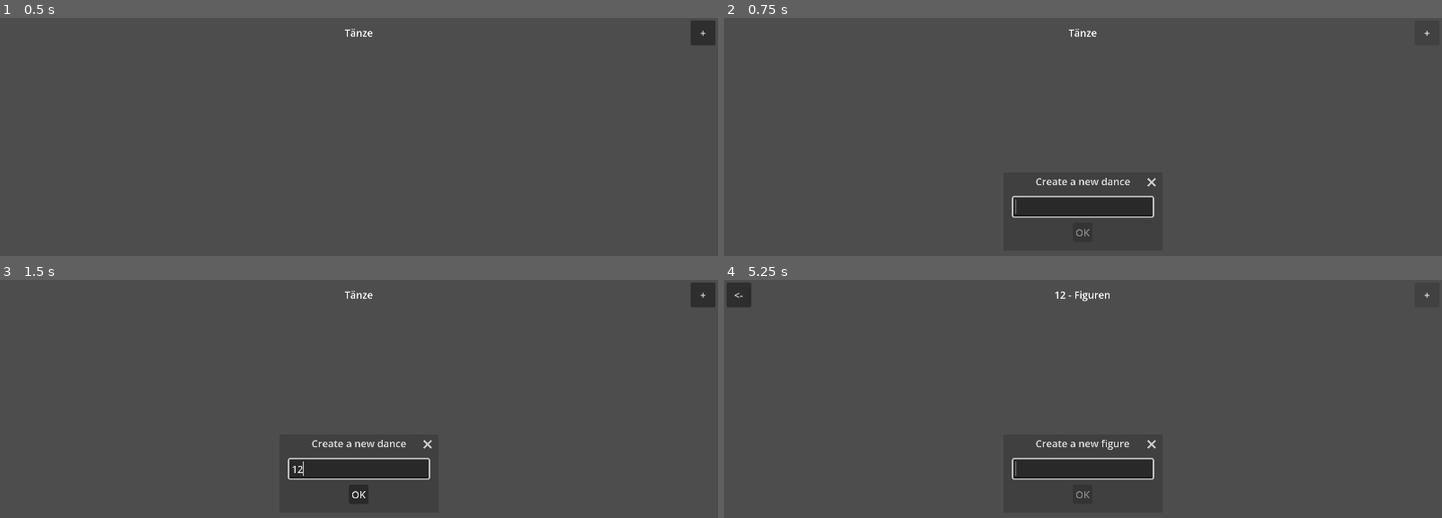
Above: before the commit, frames 1-4 (two rows, left to right).
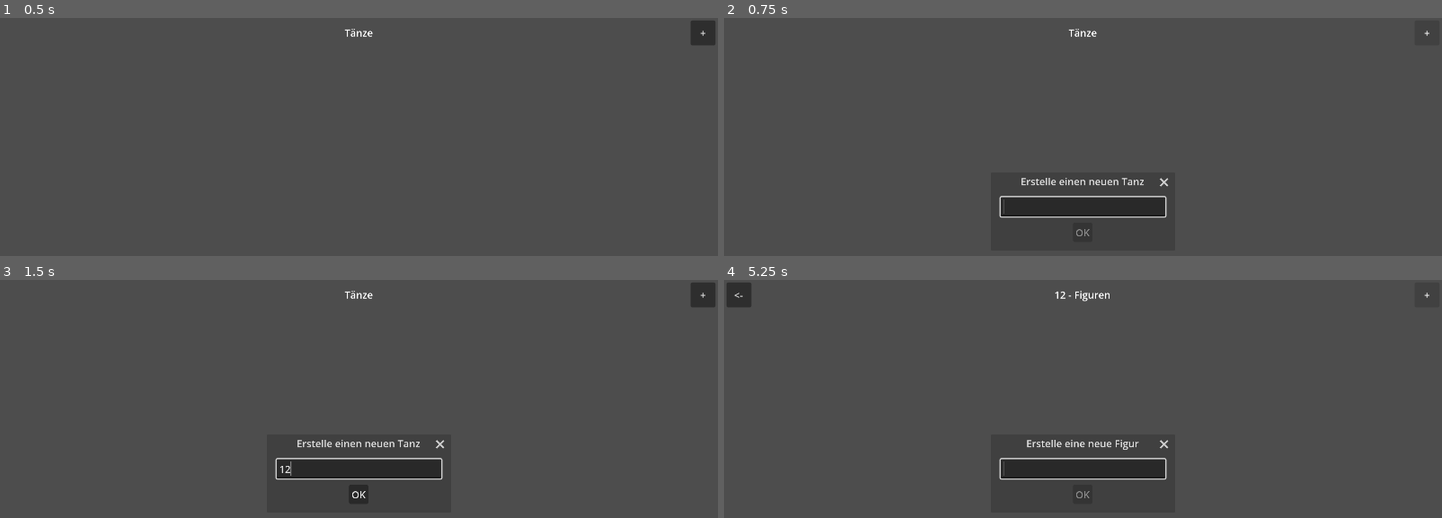
Above: after the commit, the same moments.

Repository: Calabiyaur/Dance-Notation
Game: Godot game, scene res://scene/App.tscn
The game is run twice, just before and just after one commit, with the same random seed, the same clock (stepped at 60 frames per second) and the same inputs.
Inputs (mouse positions are in pixels of both pictures, inside the frame that each line leads up to):
- Up to frame 1 (0.5 s): no input
- Up to frame 2 (0.75 s): click "+" at 0.5 s
- Up to frame 3 (1.5 s): click (359, 468) at 1.27 s; type "12" at 1.35 s
- Up to frame 4 (5.25 s): click "OK" at 2 s; click "<-" at 2.75 s; click "12" at 3.5 s; click "Figuren" at 4.25 s; click "+" at 5 s

Frame 1 is identical in both runs. In frame 2, 0.5% of the frame differs, in the area x 38-62%, y 67-85%; in frame 3, 0.6%; in frame 4, 0.5%.

Commit message:
Edit and draw step duration

Diff:
--- a/data/BiStep.gd
+++ b/data/BiStep.gd
@@ -2,6 +2,5 @@
 extends Resource
 
 
-@export var duration: float = 1
 @export var lead: Step = Step.new()
 @export var follow: Step = Step.new()
--- a/data/Step.gd
+++ b/data/Step.gd
@@ -1,6 +1,8 @@
 class_name Step
 extends Resource
 
+
+@export var duration: float = 1
 
 @export var left_foot: Foot
 @export var right_foot: Foot
--- a/scene/App.gd
+++ b/scene/App.gd
@@ -22,7 +22,7 @@
 
 func open_create_dance_dialog():
 	var dialog = AcceptDialog.new()
-	dialog.title = "Create a new dance"
+	dialog.title = "Erstelle einen neuen Tanz"
 	dialog.get_ok_button().disabled = true
 
 	var line = LineEdit.new()
@@ -42,6 +42,6 @@
 	)
 
 	add_child(dialog)
-	dialog.popup_centered(Vector2i(240, 60))
+	dialog.popup_centered(Vector2i(280, 60))
 
 	line.grab_focus()
--- a/scene/BiStep.tscn
+++ b/scene/BiStep.tscn
@@ -30,5 +30,5 @@
 text = " ... "
 flat = false
 item_count = 1
-popup/item_0/text = "Delete"
+popup/item_0/text = "Löschen"
 popup/item_0/id = 0
--- a/scene/BodyInput.tscn
+++ b/scene/BodyInput.tscn
@@ -19,7 +19,7 @@
 [node name="Angle" type="OptionButton" parent="." unique_id=1390242664]
 layout_mode = 2
 size_flags_horizontal = 3
-selected = 1
+selected = 0
 item_count = 8
 popup/item_0/text = "Um 45°"
 popup/item_0/id = 0
--- /dev/null
+++ b/scene/DurationInput.gd
@@ -0,0 +1,25 @@
+extends OptionButton
+
+
+const DURATION_VALUES: Array[float] = [1, 0.75, 0.5, 0.25]
+
+
+var step: Step
+
+signal data_changed
+
+
+func _ready() -> void:
+	item_selected.connect(duration_selected)
+
+
+func duration_selected(id: int):
+	step.duration = DURATION_VALUES[id]
+	data_changed.emit()
+
+
+func set_step(step: Step):
+	self.step = step
+
+	if step:
+		select(DURATION_VALUES.find(step.duration))
--- a/scene/Figure.tscn
+++ b/scene/Figure.tscn
@@ -91,3 +91,4 @@
 [node name="Details" parent="VSplitContainer" unique_id=793527702 instance=ExtResource("2_lxp8n")]
 unique_name_in_owner = true
 layout_mode = 2
+size_flags_stretch_ratio = 0.5
--- a/scene/Figures.gd
+++ b/scene/Figures.gd
@@ -26,7 +26,7 @@
 
 func open_create_figure_dialog():
 	var dialog = AcceptDialog.new()
-	dialog.title = "Create a new figure"
+	dialog.title = "Erstelle eine neue Figur"
 	dialog.get_ok_button().disabled = true
 
 	var line = LineEdit.new()
@@ -46,7 +46,7 @@
 	)
 
 	add_child(dialog)
-	dialog.popup_centered(Vector2i(240, 60))
+	dialog.popup_centered(Vector2i(280, 60))
 
 	line.grab_focus()
 
--- a/scene/FootInput.gd
+++ b/scene/FootInput.gd
@@ -38,3 +38,6 @@
 		$Direction.select(DIRECTION_VALUES.find(foot.direction))
 
 		$Direction.visible = foot.length != 0
+
+	if not $Direction.visible:
+		$Direction.select(0)
--- a/scene/FootInput.tscn
+++ b/scene/FootInput.tscn
@@ -9,7 +9,7 @@
 [node name="Length" type="OptionButton" parent="." unique_id=2055162654]
 layout_mode = 2
 size_flags_horizontal = 3
-selected = 0
+selected = 2
 item_count = 4
 popup/item_0/text = "Am Platz"
 popup/item_0/id = 0
--- a/scene/Step.gd
+++ b/scene/Step.gd
@@ -13,6 +13,9 @@
 func _draw() -> void:
 	center = size / 2
 
+	if step.duration != 1:
+		draw_duration()
+
 	if step.body_rotation != 0:
 		draw_body_rotation()
 
@@ -24,8 +27,19 @@
 		draw_pause()
 
 
+func draw_duration():
+	var offset: Vector2 = Vector2(
+		-0.6 if step.left_foot else -0.4 if step.right_foot else 0,
+		0
+	)
+	offset.x += step.duration
+	var from: Vector2 = center + (Vector2.UP * 0.5 + offset) * SCALE
+	var to: Vector2 = center + (Vector2.DOWN * 0.5 + offset) * SCALE
+	draw_line(from, to, COLOR, LINE_WIDTH)
+
+
 func draw_body_rotation():
-	var c = center + Vector2(0, 2.1) * SCALE
+	var c = center + Vector2(0, 2.5) * SCALE
 	match step.body_rotation:
 		TAU * -0.625: c.x -= 0.05 * SCALE.x
 		TAU * -0.5: c.x -= 0.25 * SCALE.x
--- a/scene/Step.tscn
+++ b/scene/Step.tscn
@@ -2,6 +2,6 @@
 
 [ext_resource type="Script" uid="uid://co01o4brrq73h" path="res://scene/Step.gd" id="1_d85q0"]
 
-[node name="Lead" type="Button"]
-custom_minimum_size = Vector2(64, 128)
+[node name="Lead" type="Button" unique_id=1157876690]
+custom_minimum_size = Vector2(48, 160)
 script = ExtResource("1_d85q0")
--- a/scene/StepDetails.gd
+++ b/scene/StepDetails.gd
@@ -1,4 +1,4 @@
-extends MarginContainer
+extends VBoxContainer
 
 
 var step: Step
@@ -27,6 +27,7 @@
 		data_changed.emit()
 	)
 
+	%DurationInput.data_changed.connect(func(): data_changed.emit())
 	%BodyInput.data_changed.connect(func(): data_changed.emit())
 	%RightFootInput.data_changed.connect(func(): data_changed.emit())
 	%RightFootInput.data_changed.connect(func(): data_changed.emit())
@@ -45,6 +46,7 @@
 	%LeftFootActive.disabled = step.right_foot != null
 	%RightFootActive.disabled = step.left_foot != null
 
+	%DurationInput.set_step(step)
 	%BodyInput.set_step(step)
 	%LeftFootInput.set_foot(step.left_foot)
 	%RightFootInput.set_foot(step.right_foot)
--- a/scene/StepDetails.tscn
+++ b/scene/StepDetails.tscn
@@ -2,9 +2,10 @@
 
 [ext_resource type="PackedScene" uid="uid://bn7w3wby0i2lw" path="res://scene/FootInput.tscn" id="1_6w566"]
 [ext_resource type="Script" uid="uid://cwswhl3n0nj2l" path="res://scene/StepDetails.gd" id="1_oji2g"]
+[ext_resource type="Script" uid="uid://d1e3qs5aqgy1w" path="res://scene/DurationInput.gd" id="2_4acno"]
 [ext_resource type="PackedScene" uid="uid://ggljifhco1ib" path="res://scene/BodyInput.tscn" id="3_4mjnj"]
 
-[node name="Details" type="MarginContainer" unique_id=793527702]
+[node name="Details" type="VBoxContainer" unique_id=1452149067]
 anchors_preset = 15
 anchor_right = 1.0
 anchor_bottom = 1.0
@@ -12,139 +13,186 @@
 grow_vertical = 2
 size_flags_horizontal = 3
 size_flags_vertical = 3
-theme_override_constants/margin_left = 4
-theme_override_constants/margin_top = 4
-theme_override_constants/margin_right = 4
-theme_override_constants/margin_bottom = 4
+theme_override_constants/separation = 0
 script = ExtResource("1_oji2g")
 
-[node name="ScrollContainer" type="ScrollContainer" parent="." unique_id=794955621]
+[node name="MarginContainer" type="MarginContainer" parent="." unique_id=1776855972]
 layout_mode = 2
 
-[node name="GridContainer" type="GridContainer" parent="ScrollContainer" unique_id=1871212261]
+[node name="ColorRect" type="ColorRect" parent="MarginContainer" unique_id=280815218]
+layout_mode = 2
+color = Color(0, 0, 0, 0.1882353)
+
+[node name="MarginContainer" type="MarginContainer" parent="MarginContainer" unique_id=944871068]
+layout_mode = 2
+theme_override_constants/margin_left = 8
+theme_override_constants/margin_top = 4
+theme_override_constants/margin_right = 8
+theme_override_constants/margin_bottom = 4
+
+[node name="GridContainer" type="GridContainer" parent="MarginContainer/MarginContainer" unique_id=23016733]
+layout_mode = 2
+columns = 2
+
+[node name="DurationLabel" type="Label" parent="MarginContainer/MarginContainer/GridContainer" unique_id=2010113378]
+custom_minimum_size = Vector2(150, 0)
+layout_mode = 2
+text = "Tempo"
+
+[node name="DurationInput" type="OptionButton" parent="MarginContainer/MarginContainer/GridContainer" unique_id=1004351471]
+unique_name_in_owner = true
+layout_mode = 2
+selected = 0
+item_count = 4
+popup/item_0/text = "Normal"
+popup/item_0/id = 0
+popup/item_1/text = "Dreiviertelschlag"
+popup/item_1/id = 1
+popup/item_2/text = "Halber Schlag"
+popup/item_2/id = 2
+popup/item_3/text = "Viertelschlag"
+popup/item_3/id = 3
+script = ExtResource("2_4acno")
+
+[node name="MarginContainer2" type="MarginContainer" parent="." unique_id=866010918]
+layout_mode = 2
+size_flags_vertical = 3
+theme_override_constants/margin_left = 8
+theme_override_constants/margin_top = 4
+theme_override_constants/margin_right = 8
+theme_override_constants/margin_bottom = 4
+
+[node name="ScrollContainer" type="ScrollContainer" parent="MarginContainer2" unique_id=794955621]
+layout_mode = 2
+size_flags_vertical = 3
+
+[node name="VBoxContainer" type="VBoxContainer" parent="MarginContainer2/ScrollContainer" unique_id=296165129]
+layout_mode = 2
+size_flags_horizontal = 3
+theme_override_constants/separation = 10
+
+[node name="GridContainer" type="GridContainer" parent="MarginContainer2/ScrollContainer/VBoxContainer" unique_id=1871212261]
 layout_mode = 2
 theme_override_constants/h_separation = 8
 columns = 3
 
-[node name="HeadLabel" type="Label" parent="ScrollContainer/GridContainer" unique_id=1904195960]
+[node name="HeadLabel" type="Label" parent="MarginContainer2/ScrollContainer/VBoxContainer/GridContainer" unique_id=1904195960]
 unique_name_in_owner = true
+visible = false
 layout_mode = 2
 text = "Kopf"
 
-[node name="HeadActive" type="CheckButton" parent="ScrollContainer/GridContainer" unique_id=287092563]
+[node name="HeadActive" type="CheckButton" parent="MarginContainer2/ScrollContainer/VBoxContainer/GridContainer" unique_id=287092563]
 unique_name_in_owner = true
+visible = false
 layout_mode = 2
 disabled = true
 
-[node name="MarginContainer" type="MarginContainer" parent="ScrollContainer/GridContainer" unique_id=1407147187]
+[node name="MarginContainer" type="MarginContainer" parent="MarginContainer2/ScrollContainer/VBoxContainer/GridContainer" unique_id=1407147187]
+visible = false
 custom_minimum_size = Vector2(0, 31)
 layout_mode = 2
 
-[node name="LeftHandLabel" type="Label" parent="ScrollContainer/GridContainer" unique_id=381482209]
+[node name="LeftHandLabel" type="Label" parent="MarginContainer2/ScrollContainer/VBoxContainer/GridContainer" unique_id=381482209]
 unique_name_in_owner = true
+visible = false
 layout_mode = 2
 text = "Linke Hand"
 
-[node name="LeftHandActive" type="CheckButton" parent="ScrollContainer/GridContainer" unique_id=1233304604]
+[node name="LeftHandActive" type="CheckButton" parent="MarginContainer2/ScrollContainer/VBoxContainer/GridContainer" unique_id=1233304604]
 unique_name_in_owner = true
+visible = false
 layout_mode = 2
 disabled = true
 
-[node name="MarginContainer2" type="MarginContainer" parent="ScrollContainer/GridContainer" unique_id=1043448302]
+[node name="MarginContainer2" type="MarginContainer" parent="MarginContainer2/ScrollContainer/VBoxContainer/GridContainer" unique_id=1043448302]
+visible = false
 custom_minimum_size = Vector2(0, 31)
 layout_mode = 2
 
-[node name="RightHandLabel" type="Label" parent="ScrollContainer/GridContainer" unique_id=651697559]
+[node name="RightHandLabel" type="Label" parent="MarginContainer2/ScrollContainer/VBoxContainer/GridContainer" unique_id=651697559]
 unique_name_in_owner = true
+visible = false
 layout_mode = 2
 text = "Rechte Hand"
 
-[node name="RightHandActive" type="CheckButton" parent="ScrollContainer/GridContainer" unique_id=953477000]
+[node name="RightHandActive" type="CheckButton" parent="MarginContainer2/ScrollContainer/VBoxContainer/GridContainer" unique_id=953477000]
 unique_name_in_owner = true
+visible = false
 layout_mode = 2
 disabled = true
 
-[node name="MarginContainer3" type="MarginContainer" parent="ScrollContainer/GridContainer" unique_id=1484726499]
+[node name="MarginContainer3" type="MarginContainer" parent="MarginContainer2/ScrollContainer/VBoxContainer/GridContainer" unique_id=1484726499]
+visible = false
 custom_minimum_size = Vector2(0, 31)
 layout_mode = 2
 
-[node name="UpperBodyLabel" type="Label" parent="ScrollContainer/GridContainer" unique_id=48627637]
+[node name="UpperBodyLabel" type="Label" parent="MarginContainer2/ScrollContainer/VBoxContainer/GridContainer" unique_id=48627637]
 unique_name_in_owner = true
+visible = false
 layout_mode = 2
 text = "Oberkörper"
 
-[node name="UpperBodyActive" type="CheckButton" parent="ScrollContainer/GridContainer" unique_id=580626805]
+[node name="UpperBodyActive" type="CheckButton" parent="MarginContainer2/ScrollContainer/VBoxContainer/GridContainer" unique_id=580626805]
 unique_name_in_owner = true
+visible = false
 layout_mode = 2
 disabled = true
 
-[node name="MarginContainer4" type="MarginContainer" parent="ScrollContainer/GridContainer" unique_id=1662931872]
+[node name="MarginContainer4" type="MarginContainer" parent="MarginContainer2/ScrollContainer/VBoxContainer/GridContainer" unique_id=1662931872]
+visible = false
 custom_minimum_size = Vector2(0, 31)
 layout_mode = 2
 
-[node name="LeftFootLabel" type="Label" parent="ScrollContainer/GridContainer" unique_id=302079664]
+[node name="LeftFootLabel" type="Label" parent="MarginContainer2/ScrollContainer/VBoxContainer/GridContainer" unique_id=302079664]
 unique_name_in_owner = true
 layout_mode = 2
 text = "Linker Fuß"
 
-[node name="LeftFootActive" type="CheckButton" parent="ScrollContainer/GridContainer" unique_id=1899114352]
+[node name="LeftFootActive" type="CheckButton" parent="MarginContainer2/ScrollContainer/VBoxContainer/GridContainer" unique_id=1899114352]
 unique_name_in_owner = true
 layout_mode = 2
 
-[node name="MarginContainer5" type="MarginContainer" parent="ScrollContainer/GridContainer" unique_id=732197314]
+[node name="MarginContainer5" type="MarginContainer" parent="MarginContainer2/ScrollContainer/VBoxContainer/GridContainer" unique_id=732197314]
 custom_minimum_size = Vector2(0, 31)
 layout_mode = 2
 
-[node name="LeftFootInput" parent="ScrollContainer/GridContainer/MarginContainer5" unique_id=595126082 instance=ExtResource("1_6w566")]
+[node name="LeftFootInput" parent="MarginContainer2/ScrollContainer/VBoxContainer/GridContainer/MarginContainer5" unique_id=595126082 instance=ExtResource("1_6w566")]
 unique_name_in_owner = true
 layout_mode = 2
 size_flags_horizontal = 3
 
-[node name="RightFootLabel" type="Label" parent="ScrollContainer/GridContainer" unique_id=2063358780]
+[node name="RightFootLabel" type="Label" parent="MarginContainer2/ScrollContainer/VBoxContainer/GridContainer" unique_id=2063358780]
 unique_name_in_owner = true
 layout_mode = 2
 text = "Rechter Fuß"
 
-[node name="RightFootActive" type="CheckButton" parent="ScrollContainer/GridContainer" unique_id=492894939]
+[node name="RightFootActive" type="CheckButton" parent="MarginContainer2/ScrollContainer/VBoxContainer/GridContainer" unique_id=492894939]
 unique_name_in_owner = true
 layout_mode = 2
 
-[node name="MarginContainer6" type="MarginContainer" parent="ScrollContainer/GridContainer" unique_id=1889545001]
+[node name="MarginContainer6" type="MarginContainer" parent="MarginContainer2/ScrollContainer/VBoxContainer/GridContainer" unique_id=1889545001]
 custom_minimum_size = Vector2(0, 31)
 layout_mode = 2
 
-[node name="RightFootInput" parent="ScrollContainer/GridContainer/MarginContainer6" unique_id=1742654802 instance=ExtResource("1_6w566")]
+[node name="RightFootInput" parent="MarginContainer2/ScrollContainer/VBoxContainer/GridContainer/MarginContainer6" unique_id=1742654802 instance=ExtResource("1_6w566")]
 unique_name_in_owner = true
 layout_mode = 2
 size_flags_horizontal = 3
 
-[node name="BodyLabel" type="Label" parent="ScrollContainer/GridContainer" unique_id=648529163]
+[node name="BodyLabel" type="Label" parent="MarginContainer2/ScrollContainer/VBoxContainer/GridContainer" unique_id=648529163]
 unique_name_in_owner = true
 layout_mode = 2
 text = "Körper"
 
-[node name="BodyActive" type="CheckButton" parent="ScrollContainer/GridContainer" unique_id=675508545]
+[node name="BodyActive" type="CheckButton" parent="MarginContainer2/ScrollContainer/VBoxContainer/GridContainer" unique_id=675508545]
 unique_name_in_owner = true
 layout_mode = 2
 
-[node name="MarginContainer7" type="MarginContainer" parent="ScrollContainer/GridContainer" unique_id=692725102]
+[node name="MarginContainer7" type="MarginContainer" parent="MarginContainer2/ScrollContainer/VBoxContainer/GridContainer" unique_id=692725102]
 custom_minimum_size = Vector2(0, 31)
 layout_mode = 2
 
-[node name="BodyInput" parent="ScrollContainer/GridContainer/MarginContainer7" unique_id=1416200981 instance=ExtResource("3_4mjnj")]
+[node name="BodyInput" parent="MarginContainer2/ScrollContainer/VBoxContainer/GridContainer/MarginContainer7" unique_id=1416200981 instance=ExtResource("3_4mjnj")]
 unique_name_in_owner = true
 layout_mode = 2
-
-[node name="TempoLabel" type="Label" parent="ScrollContainer/GridContainer" unique_id=897626276]
-unique_name_in_owner = true
-layout_mode = 2
-text = "Tempo"
-
-[node name="TempoActive" type="CheckButton" parent="ScrollContainer/GridContainer" unique_id=1072127774]
-unique_name_in_owner = true
-layout_mode = 2
-disabled = true
-
-[node name="MarginContainer8" type="MarginContainer" parent="ScrollContainer/GridContainer" unique_id=188222171]
-custom_minimum_size = Vector2(0, 31)
-layout_mode = 2
Not shown, added: scene/DurationInput.gd.uid
